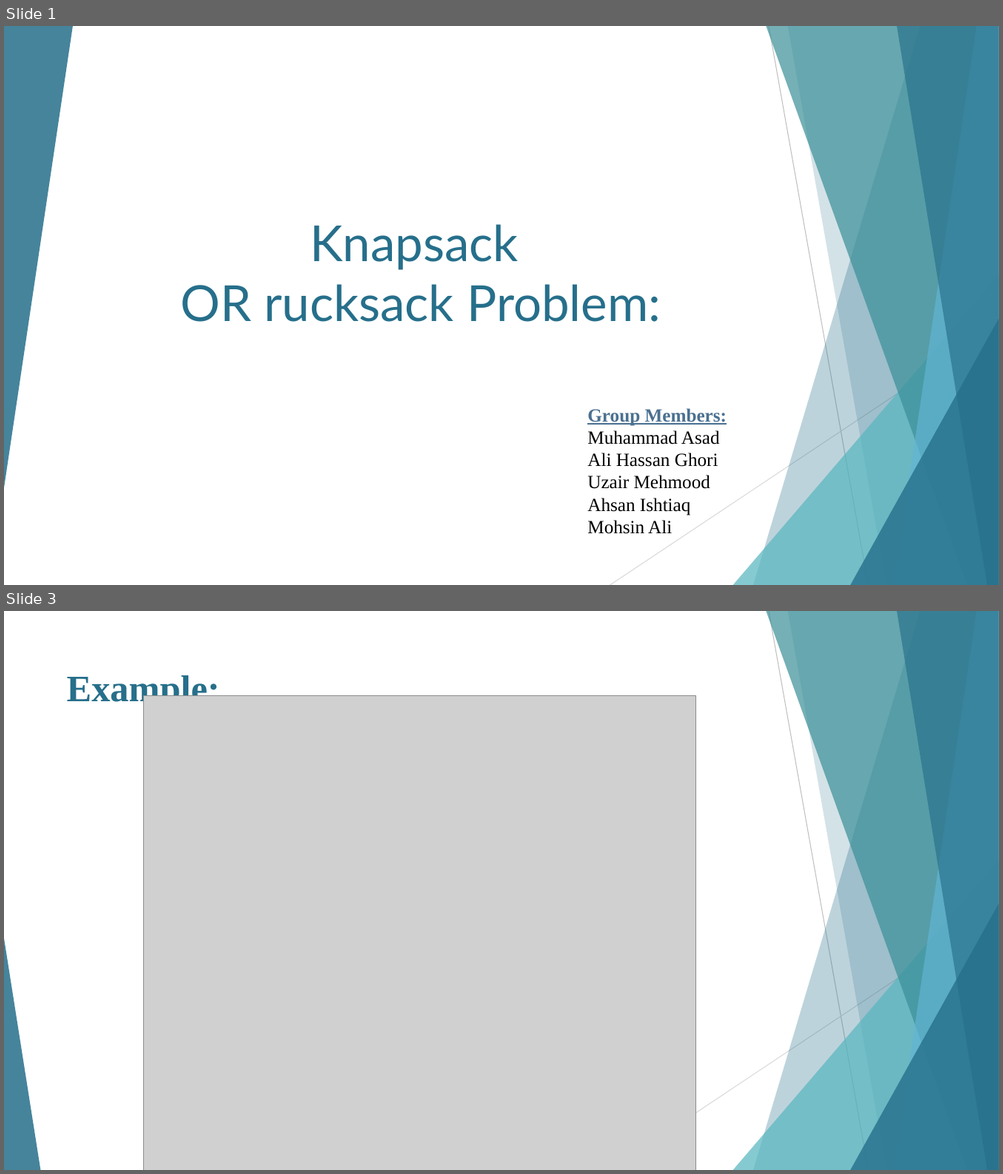
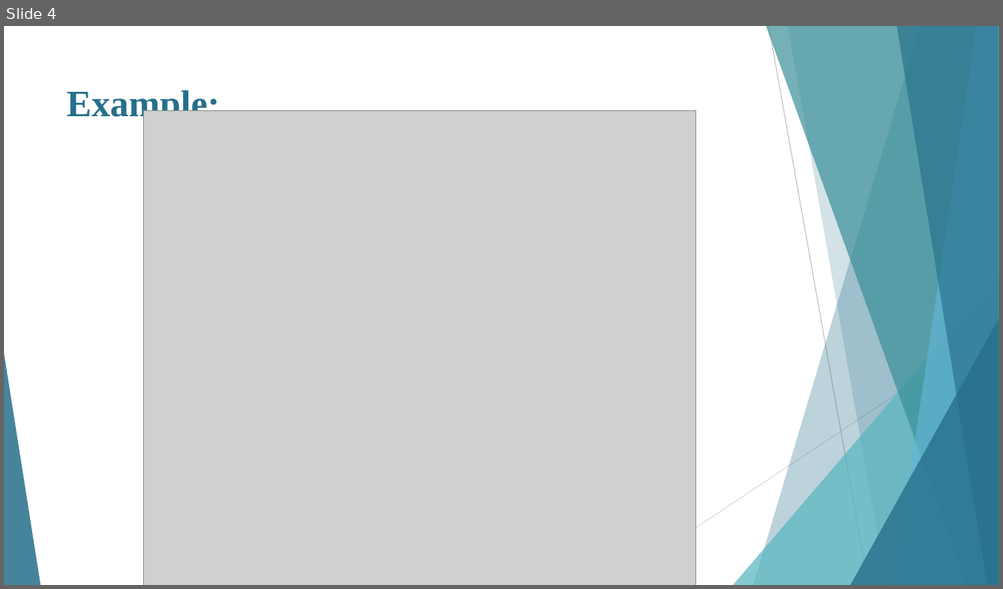
Before and after one commit to IAMUZAIRMEHMOOD/DSA_Project, a slide deck: Kanpsack.pptx. Shown one above the other, each under a label of ours: slides 1 and 3 before the commit, slide 4 after it; the slides between them are not shown. The pictures are 1003x1174 and 1003x589 pixels, drawn with LibreOffice and Linux fonts; fonts in the diff are those of the drawing; grey boxes stand for pictures. Boxes give left, top, right and bottom in pixels: in the first picture for what was removed or moved away, otherwise in the second. Text is boxed around its words. In the diff, an @@ line names an element or a change of style, - is before the commit and + after.

```diff
--- a/Kanpsack.pptx
+++ b/Kanpsack.pptx
@@ slide 1 removed at [4,26,999,585], background #FFFFFF; not listed: 9 template elements that a slide beside it also shows @@
@@ triangle removed at [4,26,73,488] @@
@@ title removed at [180,224,660,322] @@
-Knapsack
-OR rucksack Problem:
@@ text removed at [587,409,726,534] @@
-Group Members:
-Muhammad Asad
-Ali Hassan Ghori
-Uzair Mehmood
-Ahsan Ishtiaq
-Mohsin Ali
@@ what was slide 3 is now slide 4 @@
```
Also in this commit, not shown: 3 slides changed, 5 slides added, 1 other slide removed, 4 other files.
